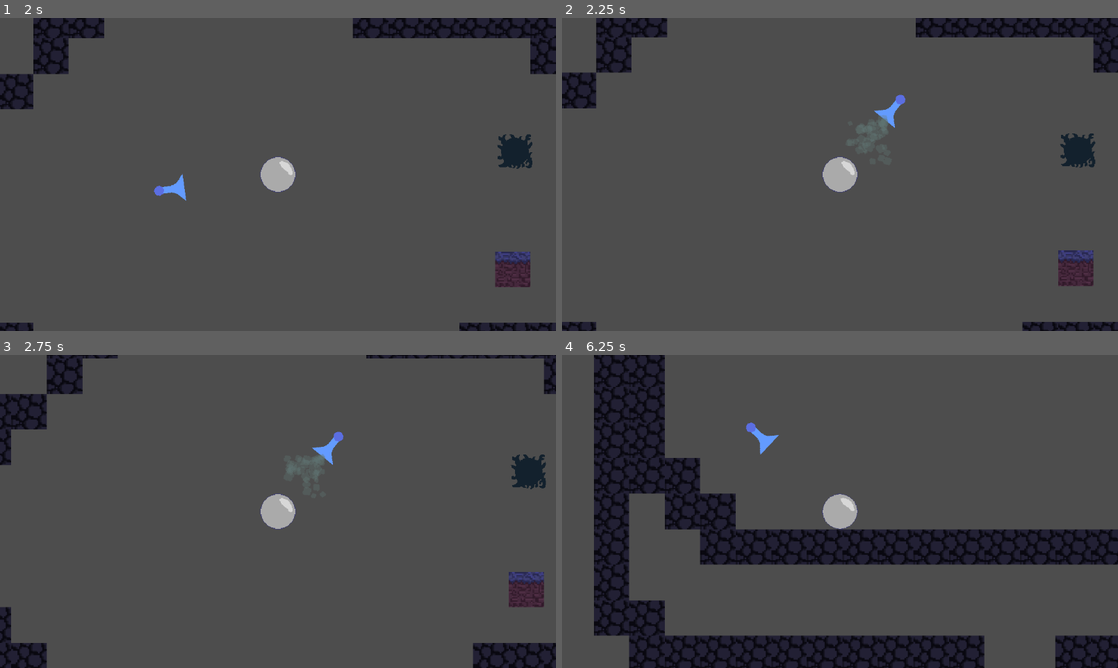
Above: before the commit, frames 1-4 (two rows, left to right).
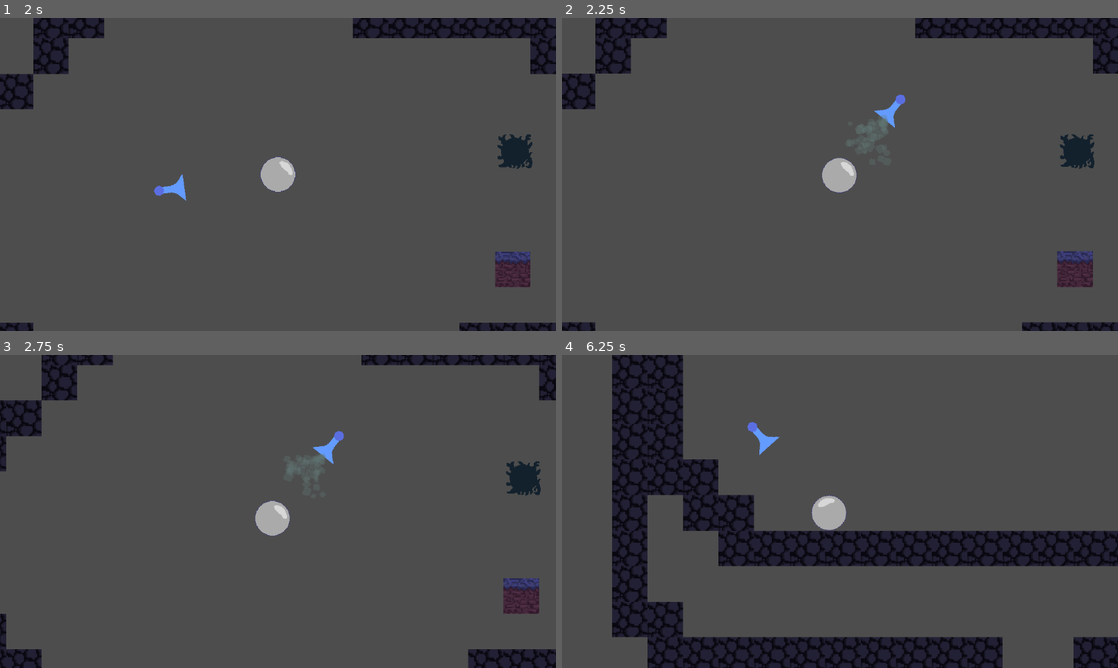
Above: after the commit, the same moments.

Repository: BenjaminWalls/Test_Winter2023
Game: Godot game, scene res://test_environment.tscn
The game is run twice, just before and just after one commit, with the same random seed, the same clock (stepped at 60 frames per second) and the same inputs.
Inputs (mouse positions are in pixels of both pictures, inside the frame that each line leads up to):
- Up to frame 1 (2 s): tap Enter at 0.5 s; move the mouse to (400, 158) at 0.52 s; press the mouse at (400, 158) at 0.53 s; tap Space at 1.25 s; move the mouse to (166, 190) at 1.27 s; release the mouse at (166, 190) at 1.28 s; click (166, 190) at 1.35 s
- Up to frame 2 (2.25 s): tap Enter at 2 s; move the mouse to (895, 105) at 2.02 s; press the mouse at (895, 105) at 2.03 s
- Up to frame 3 (2.75 s): no input
- Up to frame 4 (6.25 s): move the mouse to (812, 574) at 2.77 s; release the mouse at (812, 574) at 2.78 s; click (812, 574) at 2.85 s; move the mouse to (1006, 558) at 3.52 s; press the mouse at (1006, 558) at 3.53 s; move the mouse to (673, 464) at 4.27 s; release the mouse at (673, 464) at 4.28 s; click (673, 464) at 4.35 s; move the mouse to (867, 511) at 5.02 s; press the mouse at (867, 511) at 5.03 s; move the mouse to (756, 433) at 5.77 s; release the mouse at (756, 433) at 5.78 s; click (756, 433) at 5.85 s

Frame 1 is identical in both runs. In frame 2, 1.0% of the frame differs, in the area x 0-100%, y 0-100%; in frame 3, 5.2%; in frame 4, 16%, in the area x 5-100%, y 0-100%.

Commit message:
Adding more bubbles.

Diff:
--- /dev/null
+++ b/bubparticles_3.tres
@@ -0,0 +1,19 @@
+[gd_resource type="ParticleProcessMaterial" load_steps=3 format=3 uid="uid://c34kn43f8714j"]
+
+[sub_resource type="Curve" id="Curve_k0gye"]
+min_value = -100.0
+max_value = 0.0
+_data = [Vector2(0, -100), 0.0, 0.0, 0, 0, Vector2(0.733333, -48.3516), 0.0, 0.0, 0, 0]
+point_count = 2
+
+[sub_resource type="CurveXYZTexture" id="CurveXYZTexture_f8lq6"]
+curve_y = SubResource("Curve_k0gye")
+
+[resource]
+particle_flag_disable_z = true
+emission_shape = 3
+emission_box_extents = Vector3(500, 1, 1)
+directional_velocity_min = 1.0
+directional_velocity_max = 1.0
+directional_velocity_curve = SubResource("CurveXYZTexture_f8lq6")
+gravity = Vector3(0, 0, 0)
--- a/menu.tscn
+++ b/menu.tscn
@@ -1,8 +1,9 @@
-[gd_scene load_steps=5 format=3 uid="uid://g4of3mhl7hk5"]
+[gd_scene load_steps=6 format=3 uid="uid://g4of3mhl7hk5"]
 
 [ext_resource type="Texture2D" uid="uid://cgpxe22ilri4d" path="res://Assets/bubble.png" id="1_nx6ie"]
 [ext_resource type="Texture2D" uid="uid://5i4hmko83x33" path="res://bubparticles_1.tres" id="1_p47ug"]
 [ext_resource type="Material" uid="uid://bf31f48pwss1f" path="res://bubparticles_2.tres" id="3_qdtf8"]
+[ext_resource type="Material" uid="uid://c34kn43f8714j" path="res://bubparticles_3.tres" id="4_ud634"]
 
 [sub_resource type="ParticleProcessMaterial" id="ParticleProcessMaterial_pd1lj"]
 particle_flag_disable_z = true
@@ -36,3 +37,11 @@
 process_material = ExtResource("3_qdtf8")
 texture = ExtResource("1_nx6ie")
 lifetime = 14.0
+
+[node name="GPUParticles2D3" type="GPUParticles2D" parent="."]
+modulate = Color(1, 0.643137, 1, 0.443137)
+position = Vector2(590, 682)
+amount = 12
+process_material = ExtResource("4_ud634")
+texture = ExtResource("1_nx6ie")
+lifetime = 14.0
--- a/test_environment.tscn
+++ b/test_environment.tscn
@@ -120,6 +120,7 @@
 
 [node name="Camera2D" type="Camera2D" parent="Bubble/BubbleRigid"]
 zoom = Vector2(1.15, 1.15)
+position_smoothing_enabled = true
 
 [node name="AnimatedSprite2D" type="AnimatedSprite2D" parent="Bubble/BubbleRigid"]
 texture_filter = 1
